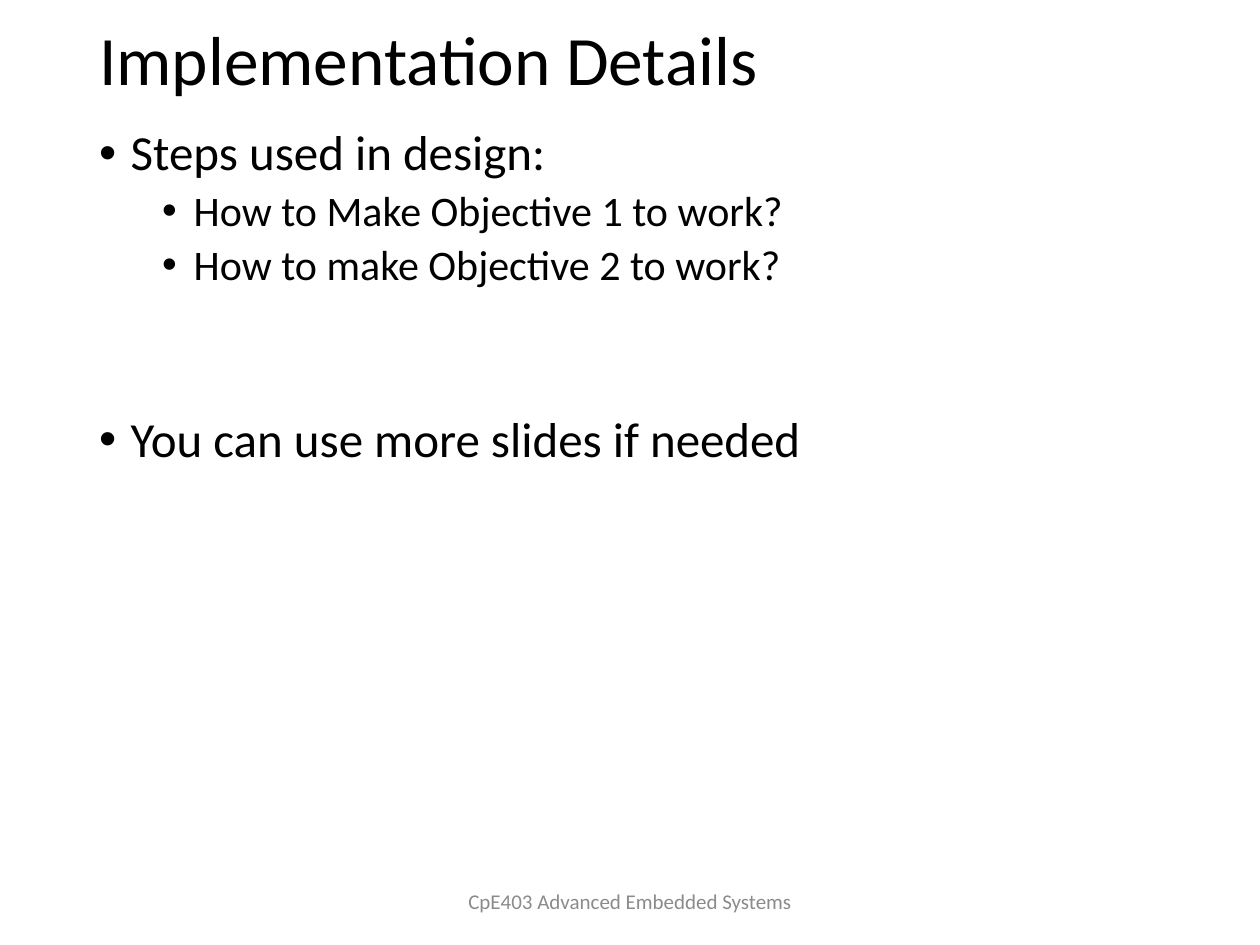
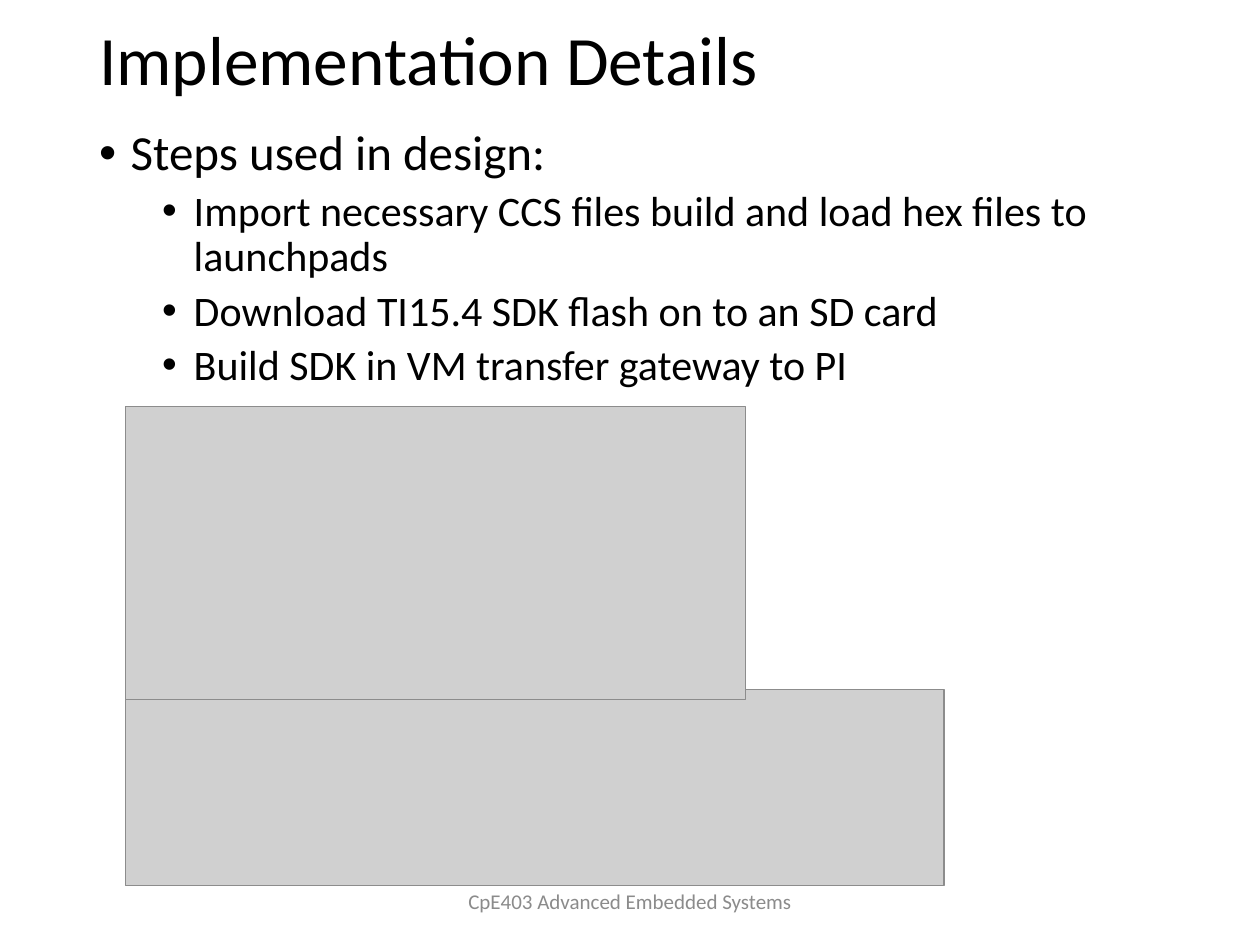
Before and after one commit to TraceStewart/epc304llaf8102vlnu, a slide deck: slide 8 of Final/CpE403_Project_F2018.pptx. Drawn at 1260x945 pixels with LibreOffice and Linux fonts; fonts in the diff are those of the drawing; grey boxes stand for pictures. Boxes give left, top, right and bottom in pixels: in the first picture for what was removed or moved away, otherwise in the second. Text is boxed around its words. In the diff, an @@ line names an element or a change of style, - is before the commit and + after.

```diff
--- a/Final/CpE403_Project_F2018.pptx
+++ b/Final/CpE403_Project_F2018.pptx
@@ text at bbox=[194, 196, 1087, 388]: text changed @@
-  • How to Make Objective 1 to work?
-  • How to make Objective 2 to work?
-• You can use more slides if needed
+  • Import necessary CCS files build and load hex files to launchpads
+  • Download TI15.4 SDK flash on to an SD card
+  • Build SDK in VM transfer gateway to PI
@@ picture added at bbox=[125, 407, 745, 699] @@
@@ picture added at bbox=[125, 689, 944, 886] @@
```
Also in this commit, not shown: 8 other slides changed, 2 slides added, 4 slides removed, 1 other file.
